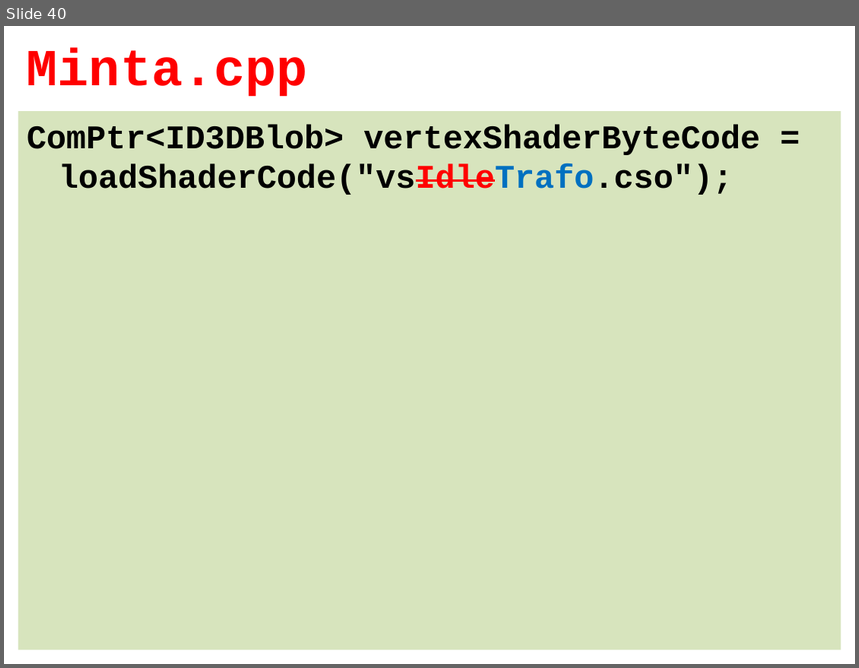
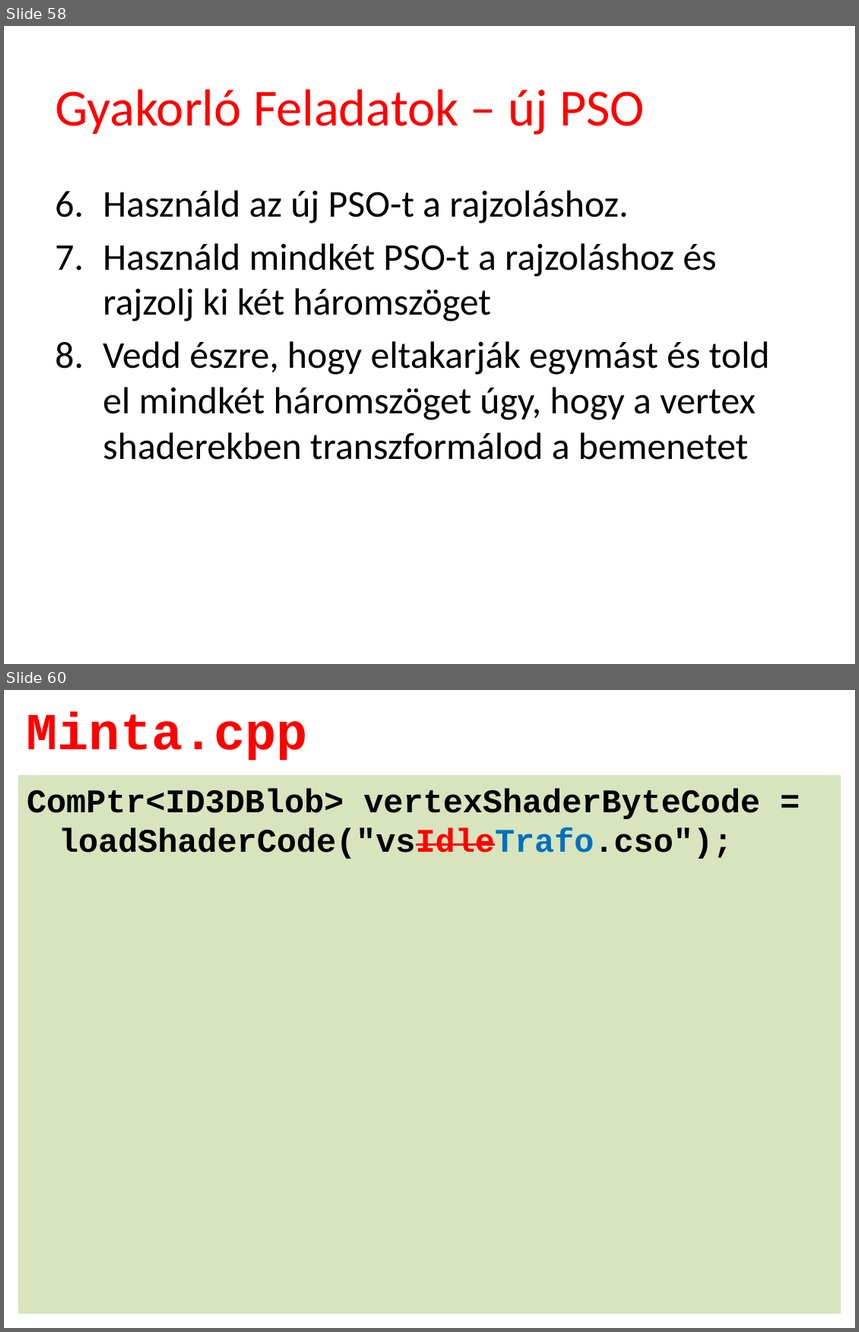
Before and after one commit to tyekx/dx12, a slide deck: Slides/gg000-HelloTriangle.pptx. Shown one above the other, each under a label of ours: slide 40 before the commit, slides 58 and 60 after it; the slides between them are not shown. The pictures are 859x668 and 859x1332 pixels, drawn with LibreOffice and Linux fonts; fonts in the diff are those of the drawing; background and template pictures are left out. Boxes give left, top, right and bottom in pixels: in the first picture for what was removed or moved away, otherwise in the second. Text is boxed around its words. In the diff, an @@ line names an element or a change of style, - is before the commit and + after.

```diff
--- a/Slides/gg000-HelloTriangle.pptx
+++ b/Slides/gg000-HelloTriangle.pptx
@@ slide 58 added at (4,26,855,664), background #FFFFFF @@
@@ title added at (55,89,645,135), 44 pt, text #FF0000 @@
+Gyakorló Feladatok – új PSO
@@ text added at (103,190,770,460), 32 pt, text #000000 @@
+6. Használd az új PSO-t a rajzoláshoz.
+7. Használd mindkét PSO-t a rajzoláshoz és rajzolj ki két háromszöget
+8. Vedd észre, hogy eltakarják egymást és told el mindkét háromszöget úgy, hogy a vertex shaderekben transzformálod a bemenetet
@@ what was slide 40 is now slide 60 @@
```
Also in this commit, not shown: 2 slides changed, 19 other slides added, 2 other files.
